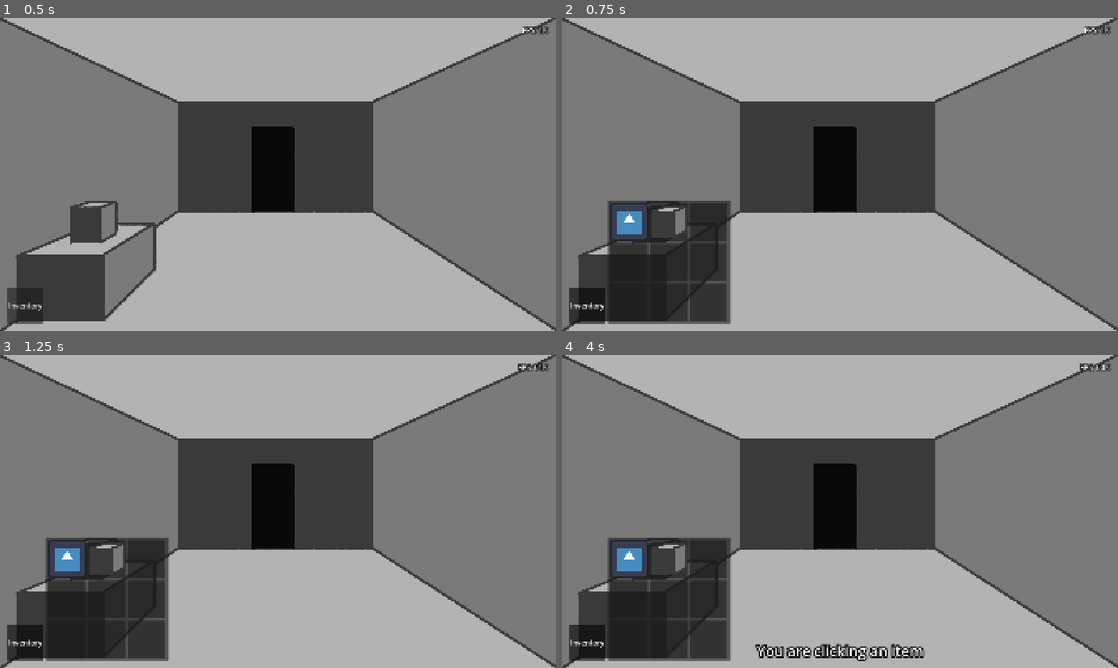
Above: before the commit, frames 1-4 (two rows, left to right).
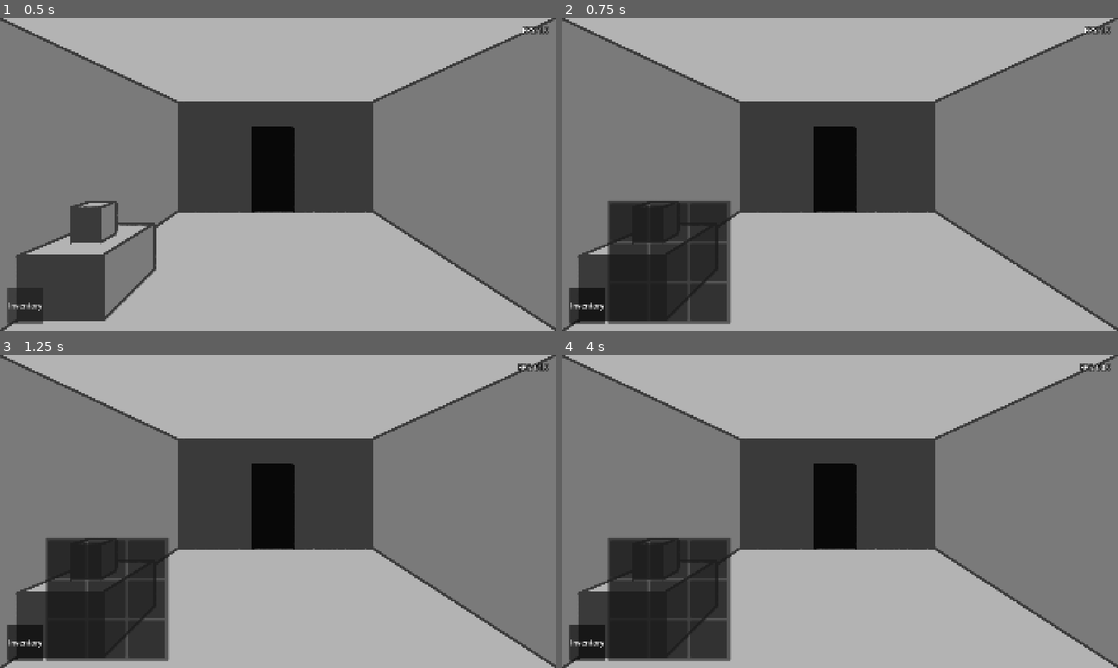
Above: after the commit, the same moments.

Repository: AEther-Frisko/point-n-click-game
Game: Godot game, scene res://shared/scenes/main.tscn
Same seed, same stepped clock (60 frames per second), same inputs: the game is played once before the commit and once after it. The engine's default icon, where the game draws it, is replaced by a stand-in: a white triangle on a blue panel in a dark square.
Inputs (mouse positions are in pixels of both pictures, inside the frame that each line leads up to):
- Up to frame 1 (0.5 s): no input
- Up to frame 2 (0.75 s): click "Inventory" at 0.5 s
- Up to frame 3 (1.25 s): no input
- Up to frame 4 (4 s): click "Inventory" at 1.25 s; click "Inventory" at 2 s; tap Enter at 2.75 s; move the mouse to (645, 608) at 2.77 s; press the mouse at (645, 608) at 2.78 s; tap Space at 3.5 s; move the mouse to (656, 558) at 3.52 s; release the mouse at (656, 558) at 3.53 s; click (656, 558) at 3.6 s

Frame 1 is identical in both runs. In frame 2, 1.1% of the frame differs, in the area x 9-23%, y 59-71%; in frame 3, 1.1%; in frame 4, 2.1%, in the area x 9-66%, y 59-98%.

Commit message:
added more code comments for clarity.

Diff:
--- a/entities/doors/door.gd
+++ b/entities/doors/door.gd
@@ -1,5 +1,8 @@
 class_name Door extends Interactable
 
+## Name of the room [PackedScene] to load when this [Door] is used.[br]
+## For example:[br]
+## "[b]room[/b]" loads "res://entities/rooms/[b]room[/b].tscn".
 @export var destination : String
 
 func _ready() -> void:
--- a/entities/items/item.gd
+++ b/entities/items/item.gd
@@ -1,9 +1,12 @@
-@tool
 class_name Item extends Interactable
 
+## The [TextureRect] node to visually display the [Item].
 @onready var texture_rect := get_node_or_null("TextureRect")
+
+## Replacement for the [ClickableArea] that plays nice with [Control] nodes.
 @onready var area_container: Control = $AreaContainer
 
+## Data properties for the [Item].
 @export var item_data: ItemData
 
 func _ready() -> void:
@@ -18,23 +21,27 @@
 	item_data.texture_changed.connect(update_texture)
 	update_texture()
 
-	# doesn't need it?
+	# doesn't need it, I think?
 	clickable_area.queue_free()
 
 	area_container.mouse_entered.connect(_on_hover_start)
 	area_container.mouse_exited.connect(_on_hover_end)
 	area_container.gui_input.connect(_on_input)
 
+## Updates the [member texture_rect]'s [Texture2D] to match the current [ItemData].
 func update_texture(new_texture = item_data.texture) -> void:
 	texture_rect.texture = new_texture
 
+## Triggered when the [Item] detects user input, but only cares about mouse clicks.
 func _on_input(event: InputEvent) -> void:
 	if event.is_action_pressed("click"):
 		get_viewport().set_input_as_handled()
 		clicked.emit("You are clicking an item")
 
+## Triggered when the mouse hovers over the [Item].
 func _on_hover_start() -> void:
 	hover_started.emit(self)
 
+## Triggered when the mouse stops hovering over the [Item].
 func _on_hover_end() -> void:
 	hover_ended.emit(self)
--- a/entities/items/item_data.gd
+++ b/entities/items/item_data.gd
@@ -1,7 +1,9 @@
 class_name ItemData extends Resource
 
+## Emitted when the [member texture] changes.
 signal texture_changed()
 
+## Visual representation of the [Item] to be drawn to the screen.
 @export var texture: Texture2D:
 	set(new_texture):
 		texture = new_texture
--- a/entities/props/prop.gd
+++ b/entities/props/prop.gd
@@ -1,8 +1,10 @@
 @tool # allows sprites and collision shapes to show up in the editor
 class_name Prop extends Interactable
 
+## Data properties for the [Prop].
 @export var prop_data: PropData
 
+## The [Sprite2D] to visually display the [Prop].
 @onready var sprite := get_node_or_null("Sprite2D")
 
 func _ready() -> void:
@@ -20,6 +22,7 @@
 	prop_data.texture_changed.connect(update_texture)
 	update_texture()
 
+## Updates the [member sprite]'s [Texture2D] to match the current [PropData].
 func update_texture(new_texture = prop_data.texture) -> void:
 	# set prop sprite
 	sprite.texture = new_texture
@@ -32,5 +35,6 @@
 	var collision_shape := get_node("ClickableArea/CollisionShape2D")
 	collision_shape.shape.size = texture_size
 
+## Triggered when the [Prop] is clicked.
 func _on_clicked() -> void:
 	clicked.emit(prop_data.description)
--- a/entities/props/prop_data.gd
+++ b/entities/props/prop_data.gd
@@ -1,10 +1,14 @@
 @tool
 class_name PropData extends Resource
 
+## Emitted when the [member texture] changes.
 signal texture_changed()
 
-@export_multiline var description: String = "Object description" ## Description of the object shown when clicking on it.
-@export var texture: Texture2D: ## Visual representation of the object.
+## Description of the object shown when clicking on it.
+@export_multiline var description: String = "Object description"
+
+## Visual representation of the object.
+@export var texture: Texture2D:
 	set(new_texture):
 		texture = new_texture
 		texture_changed.emit()
--- a/systems/interaction/clickable_area.gd
+++ b/systems/interaction/clickable_area.gd
@@ -1,7 +1,9 @@
 class_name ClickableArea extends Area2D
 
+## Emitted when the attached [CollisionShape2D] is clicked.
 signal clicked()
 
+## The attached [CollisionShape2D].
 @onready var collision_shape = get_node_or_null("CollisionShape2D")
 
 func _ready() -> void:
--- a/systems/interaction/interactable.gd
+++ b/systems/interaction/interactable.gd
@@ -1,9 +1,15 @@
 class_name Interactable extends CanvasItem
 
+## Emitted when the attached [ClickableArea] is clicked on.
 signal clicked()
+
+## Emitted when the attached [ClickableArea] is hovered over by the mouse.
 signal hover_started(node: Node)
+
+## Emitted when the attached [ClickableArea] is no longer being hovered over by the mouse.
 signal hover_ended(node: Node)
 
+## The attached [ClickableArea].
 @onready var clickable_area = get_node_or_null("ClickableArea")
 
 func _ready() -> void:
@@ -19,11 +25,14 @@
 	clickable_area.mouse_entered.connect(_on_hover_start)
 	clickable_area.mouse_exited.connect(_on_hover_end)
 
+## Indicates that this [Interactable] has been clicked.
 func _on_clicked() -> void:
 	clicked.emit()
 
+## Indicates that the mouse is hovering over this [Interactable].
 func _on_hover_start() -> void:
 	hover_started.emit(self)
 
+## Indicates that the mouse has stopped hovering over this [Interactable].
 func _on_hover_end() -> void:
 	hover_ended.emit(self)
--- a/systems/interaction/interaction_manager.gd
+++ b/systems/interaction/interaction_manager.gd
@@ -1,14 +1,18 @@
 extends Node
 
-## All interactables in the scene.
+## All [Interactable]s in the scene.
 @onready var interactables := get_tree().get_nodes_in_group("interactables")
 
+## The parent of all GUI ([Control]) elements.
 @onready var gui := %GUI
+
+## The parent of all elements in the world ([Node2d]).
 @onready var world := %World
 
+## Currently loaded room scene.
 var current_room : Node2D
 
-## All interactables currently being hovered over by the mouse.
+## All [Interactable]s currently being hovered over by the mouse.
 var hovered_areas : Array[Node]
 
 ## Cursor [Texture] to load depending on the context.
@@ -28,20 +32,20 @@
 	if current_interactables != interactables:
 		update_interactables(current_interactables)
 
-## Ensures any new interactable [Node]s are added to [member interactables],
+## Ensures any new [Interactable]s are added to [member interactables],
 ## and ones that no longer exist are removed.
 func update_interactables(new_interactables: Array[Node]) -> void:
-	# check for interactables that no longer exist
+	# check for [Interactable]s that no longer exist
 	for interactable in interactables:
 		if not new_interactables.has(interactable):
 			remove_interactable(interactable)
 
-	# check for new interactables
+	# check for new [Interactable]s
 	for interactable in new_interactables:
 		if not interactables.has(interactable):
 			add_interactable(interactable)
 
-## Adds a new interactable [Node] to [member interactables] and connects its signals.
+## Adds a new [Interactable] to [member interactables] and connects its signals.
 func add_interactable(interactable: Node) -> void:
 	interactables.append(interactable)
 	if interactable.hover_started.is_connected(add_hovered_area):
@@ -58,7 +62,7 @@
 	elif groups.has("items"):
 		interactable.clicked.connect(_on_item_clicked)
 
-## Remove an interactable [Node] from [member interactables].
+## Removes an [Interactable] from [member interactables].
 func remove_interactable(interactable: Node) -> void:
 	interactables.erase(interactable)
 
@@ -79,7 +83,7 @@
 func set_cursor(new_cursor: String) -> void:
 	Input.set_custom_mouse_cursor(cursors[new_cursor])
 
-## Sets the mouse cursor based on the speciied [Node]'s type.
+## Sets the mouse cursor based on the speciied [Node]'s type/group.
 func set_cursor_by_type(area: Node) -> void:
 	# special cases
 	match area.get_class():
@@ -111,6 +115,7 @@
 	reset_interactables()
 	current_room = null
 
+## Loads a new room [PackedScene] according to the specified destination [String].
 func load_room(destination: String) -> void:
 	unload_room()
 	var room_path := "res://entities/rooms/%s.tscn" % destination
@@ -119,9 +124,11 @@
 		current_room = new_room.instantiate()
 		world.add_child(current_room)
 
+## Signals to the [member gui] to display the clicked [Prop]'s description to the screen.
 func _on_prop_clicked(desc: String) -> void:
 	gui.display_description(desc)
 
+## Initiates a room transition according to the clicked [Door]'s destination.
 func _on_door_clicked(destination: String) -> void:
 	gui.transition_screen()
 	await gui.verify_tweened_node(gui.screen_fade)
--- a/systems/inventory/inventory.gd
+++ b/systems/inventory/inventory.gd
@@ -1,20 +1,32 @@
 extends Control
 
+## Parent of the main inventory UI.
 @onready var inventory_display: PanelContainer = $InventoryDisplay
+
+## [GridContainer] holding all [ItemSlot]s.
 @onready var inventory_grid: GridContainer = %InventoryGrid
+
+## [Button] for toggling the inventory's visibility.
 @onready var button: Button = $Button
 
+## All [Item]s currently in the inventory.
 @export var items: Array[ItemData]
+
+## All [ItemSlot]s currently in the inventory.
 var slots: Array[ItemSlot]
 
+## Base [ItemSlot] [PackedScene] to instantiate.
 var item_slot := preload("res://systems/inventory/item_slot.tscn")
 
+## Emitted when a connected [Node] is hovered over by the mouse.
 signal hover_started(node: Node)
+
+## Emitted when a connected [Node] stops being hovered over by the mouse.
 signal hover_ended(node: Node)
 
 func _ready() -> void:
 	add_to_group("interactables")
-	toggle_inventory(false)
+	toggle_inventory()
 
 	for slot in range(9):
 		add_slot()
@@ -26,6 +38,7 @@
 	button.mouse_entered.connect(_on_mouse_entered.bind(button))
 	button.mouse_exited.connect(_on_mouse_exited.bind(button))
 
+## Adds a new [ItemSlot] to the inventory.
 func add_slot() -> void:
 	var slot_instance = item_slot.instantiate()
 	slots.append(slot_instance)
@@ -34,18 +47,23 @@
 	slot_instance.mouse_entered.connect(_on_mouse_entered.bind(slot_instance))
 	slot_instance.mouse_exited.connect(_on_mouse_exited.bind(slot_instance))
 
+## Removes an [ItemSlot] from the inventory.
 func remove_slot(slot: ItemSlot) -> void:
 	slots.erase(slot)
 	slot.queue_free()
 
-func toggle_inventory(visibility: bool) -> void:
+## Hides/displays the inventory display panel, by default based on [member button]'s state.
+func toggle_inventory(visibility := button.button_pressed) -> void:
 	inventory_display.visible = visibility
 
+## Triggered when the [member button] is pressed.
 func _on_button_toggled(toggled_on: bool) -> void:
 	toggle_inventory(toggled_on)
 
+## Triggered when one of the connected [Node]s is hovered over.
 func _on_mouse_entered(node: Node) -> void:
 	hover_started.emit(node)
 
+## Triggered when one of the connected [Node]s is no longer being hovered over.
 func _on_mouse_exited(node: Node) -> void:
 	hover_ended.emit(node)
--- a/systems/inventory/inventory.tscn
+++ b/systems/inventory/inventory.tscn
@@ -1,19 +1,6 @@
 [gd_scene format=3 uid="uid://2lb4kqnd5vrx"]
 
-[ext_resource type="Texture2D" uid="uid://ck65xypecjrwo" path="res://icon.svg" id="1_gjlg3"]
 [ext_resource type="Script" uid="uid://dme1ec5cgqxxt" path="res://systems/inventory/inventory.gd" id="1_jq0nu"]
-[ext_resource type="Script" uid="uid://bjarm57wje3pb" path="res://entities/items/item_data.gd" id="2_nm754"]
-[ext_resource type="Texture2D" uid="uid://d0udqwdrdcoru" path="res://entities/props/test_prop_2.png" id="3_nm754"]
-
-[sub_resource type="Resource" id="Resource_8ijeq"]
-script = ExtResource("2_nm754")
-texture = ExtResource("1_gjlg3")
-metadata/_custom_type_script = "uid://bjarm57wje3pb"
-
-[sub_resource type="Resource" id="Resource_sqq8g"]
-script = ExtResource("2_nm754")
-texture = ExtResource("3_nm754")
-metadata/_custom_type_script = "uid://bjarm57wje3pb"
 
 [node name="Inventory" type="Control" unique_id=599938922]
 layout_mode = 3
@@ -24,7 +11,6 @@
 grow_vertical = 2
 mouse_filter = 1
 script = ExtResource("1_jq0nu")
-items = Array[ExtResource("2_nm754")]([SubResource("Resource_8ijeq"), SubResource("Resource_sqq8g")])
 
 [node name="Button" type="Button" parent="." unique_id=674827223]
 layout_mode = 1
--- a/systems/inventory/item_slot.gd
+++ b/systems/inventory/item_slot.gd
@@ -1,5 +1,6 @@
 class_name ItemSlot extends PanelContainer
 
+## Data properties for the [Item] held by this [ItemSlot], if there is one.
 @export var item_data: ItemData:
 	set(new_data):
 		item_data = new_data
@@ -8,20 +9,24 @@
 		else:
 			remove_item()
 
+## The base [Item] scene.
 var item_scene := preload("res://entities/items/item.tscn")
+## The current [Item] held by this slot, or [param null] if it is empty.
 var current_item: Item
 
 func _ready() -> void:
 	if item_data:
 		add_item()
 
+## Clears the current [Item] from the [ItemSlot], if one exists.
 func remove_item() -> void:
-	current_item.queue_free()
-	current_item = null
+	if current_item:
+		current_item.queue_free()
+		current_item = null
 
+## Adds a new [Item] to the [ItemSlot] and populates it with the slot's held [ItemData].
 func add_item() -> void:
-	if current_item:
-		remove_item()
+	remove_item()
 	current_item = item_scene.instantiate()
 	current_item.item_data = item_data
 	add_child(current_item)
--- a/systems/ui/gui.gd
+++ b/systems/ui/gui.gd
@@ -1,12 +1,21 @@
 extends Control
 
+## [Label] for displaying interaction text.
 @onready var text_display: Label = %TextDisplay
+
+## [ColorRect] for creating a screen fade effect.
 @onready var screen_fade: ColorRect = $ScreenFade
+
+## [Label] for displaying the program's current FPS, mostly for debug purposes.
 @onready var fps_display: Label = %FpsDisplay
+
+## Parent of the inventory scene.
 @onready var inventory: Control = %Inventory
 
+## Timer for certain fade effects.
 var fade_timer: Timer
 
+## Emitted when a tween finishes on a [CanvasItem].
 signal tween_finished(node: CanvasItem)
 
 func _ready() -> void:
@@ -31,6 +40,7 @@
 	tween.finished.connect(_on_tween_finished.bind(node))
 	tween.tween_property(node, "modulate", fade_color, fade_duration)
 
+## Indicates when a specified [CanvasItem] has finished its tween animation.
 func _on_tween_finished(node: CanvasItem) -> void:
 	tween_finished.emit(node)
 
